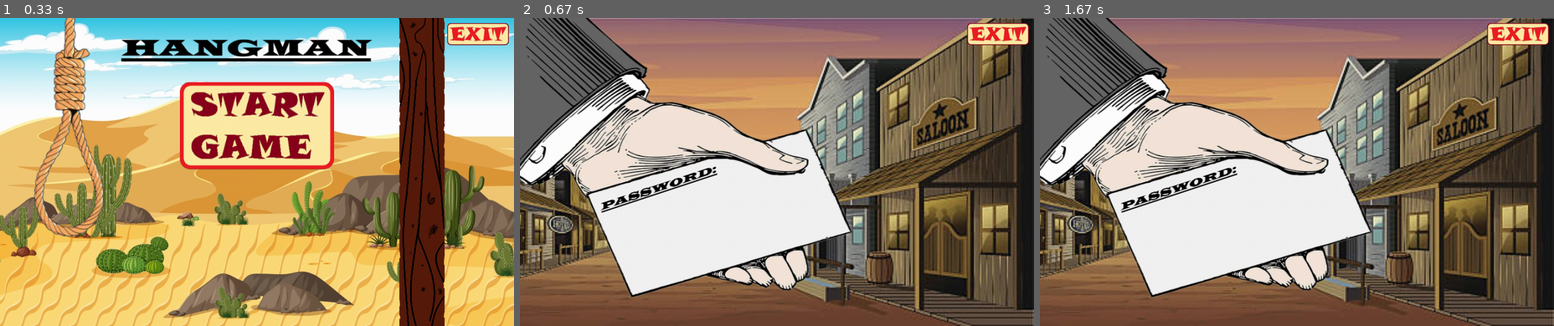
Above: before the commit, frames 1-3 (left to right).
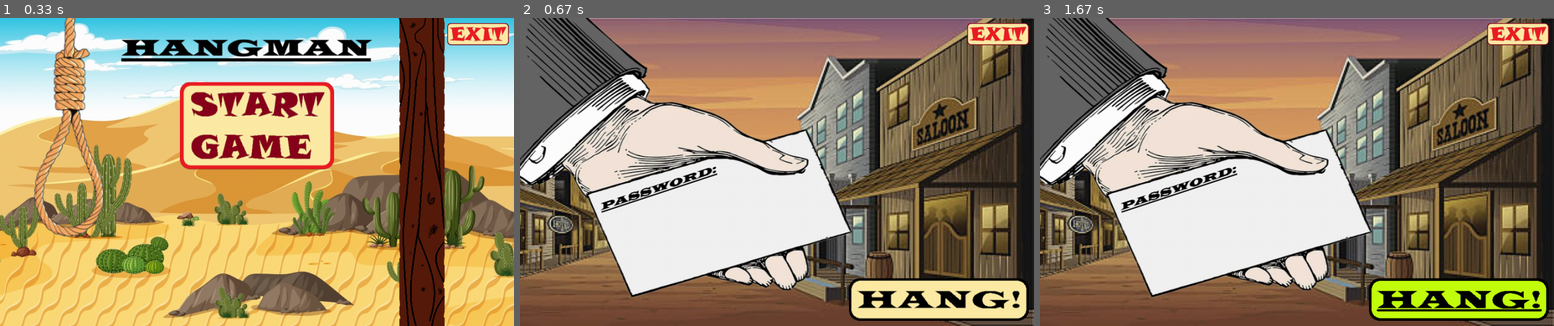
Above: after the commit, the same moments.

Repository: lefcho/Pygame
Game: pygame game, started from Hangman/hangman.py
Two runs of this game, one before a commit and one after it. Both use one fixed random seed, a clock stepped at 60 frames per second and the inputs below.
Inputs (mouse positions are in pixels of both pictures, inside the frame that each line leads up to):
- Up to frame 1 (0.33 s): no input
- Up to frame 2 (0.67 s): click (777, 125) at 0.38 s
- Up to frame 3 (1.67 s): click (1456, 298) at 0.72 s; click (1137, 125) at 1.05 s; click (1487, 279) at 1.38 s

Frame 1 is identical in both runs. In frame 2, 4.6% of the frame differs, in the area x 64-99%, y 84-99%; in frame 3, 4.7%.

Commit message:
hang_button

Diff:
--- a/Hangman/hangman.py
+++ b/Hangman/hangman.py
@@ -16,6 +16,8 @@
 EXIT_BUTTON_H = 43
 START_BUTTON_W = 300
 START_BUTTON_H = 169
+HANG_BUTTON_W = 350
+HANG_BUTTON_H = 83
 
 BLACK = (0, 0, 0)
 
@@ -27,11 +29,17 @@
 START_IMG_SELECTED = pygame.image.load(os.path.join('Pictures', 'Start_game - selected.png'))
 EXIT_IMG_UNSELECTED = pygame.image.load(os.path.join('Pictures', 'Exit - unselected.png'))
 EXIT_IMG_SELECTED = pygame.image.load(os.path.join('Pictures', 'Exit - selected.png'))
+HANG_IMG_UNSELECTED = pygame.image.load(os.path.join('Pictures', 'Hang_button - unselected.png'))
+HANG_IMG_SELECTED = pygame.image.load(os.path.join('Pictures', 'Hang_button - selected.png'))
 
 start_button = (button.Button
                 (SCREEN_WIDTH / 2 - START_BUTTON_W / 2, SCREEN_HEIGHT / 2 - START_BUTTON_H / 2 - 90,
                  START_IMG_UNSELECTED, START_IMG_SELECTED))
-exit_button = button.Button(SCREEN_WIDTH - EXIT_BUTTON_W - 10, 10, EXIT_IMG_UNSELECTED, EXIT_IMG_SELECTED)
+exit_button = (button.Button
+               (SCREEN_WIDTH - EXIT_BUTTON_W - 10, 10, EXIT_IMG_UNSELECTED, EXIT_IMG_SELECTED))
+hang_button = (button.Button
+               (SCREEN_WIDTH - HANG_BUTTON_W - 10, SCREEN_HEIGHT - HANG_BUTTON_H - 10,
+                HANG_IMG_UNSELECTED, HANG_IMG_SELECTED))
 
 
 def draw_entering_password(password, font, pass_color, x, y):
@@ -64,6 +72,9 @@
             if exit_button.draw(screen):
                 run = False
 
+            if hang_button.draw(screen):
+                print('hang')
+
         for event in pygame.event.get():
             if event.type == pygame.TEXTINPUT:
                 if game_started:
Binary file added: Hangman/Pictures/Hang_button - selected.png
Binary file added: Hangman/Pictures/Hang_button - unselected.png
